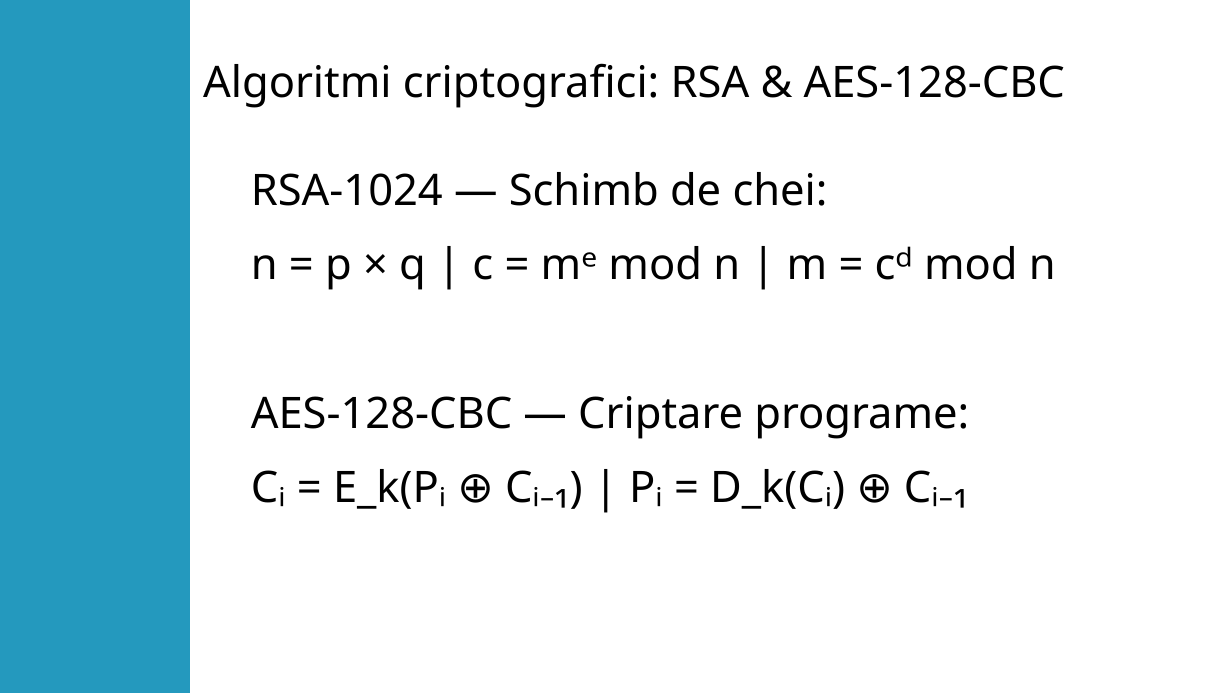
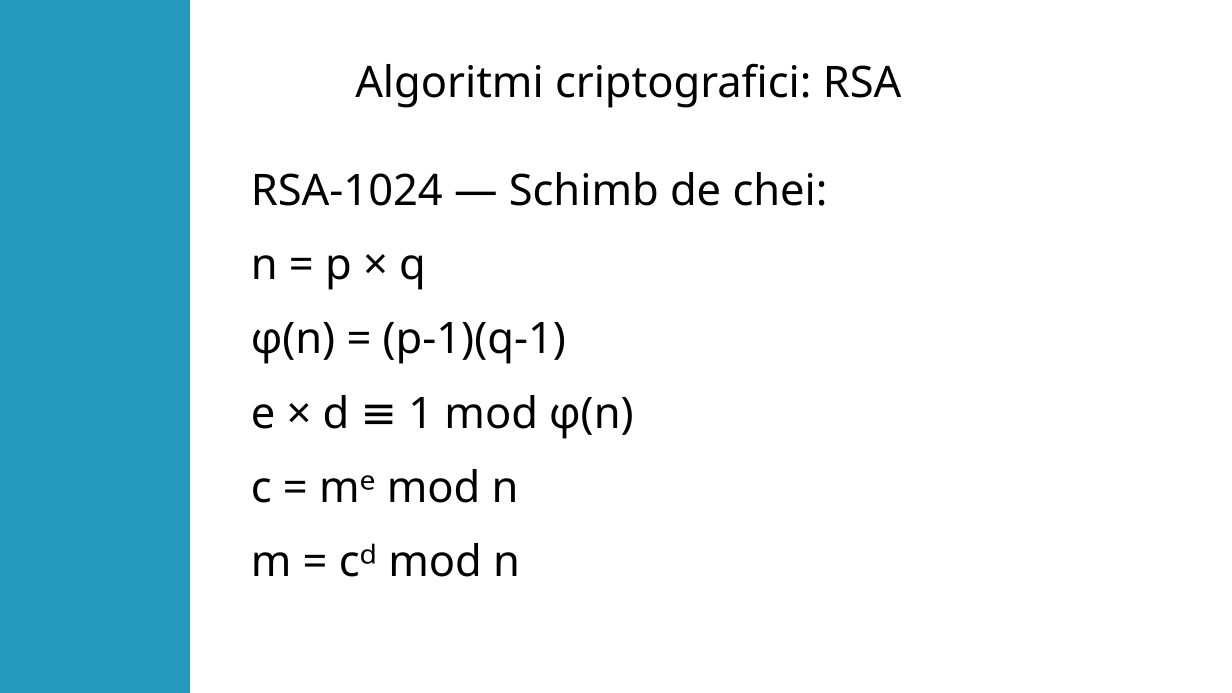
Before and after one commit to DancauRares-Andrei/proiect-Disertatie, a slide deck: slide 5 of Documentatie/Prezentare.odp. Drawn at 1232x693 pixels with LibreOffice and Linux fonts; fonts in the diff are those of the drawing. Boxes give left, top, right and bottom in pixels: in the first picture for what was removed or moved away, otherwise in the second. Text is boxed around its words. In the diff, an @@ line names an element or a change of style, - is before the commit and + after.

```diff
--- a/Documentatie/Prezentare.odp
+++ b/Documentatie/Prezentare.odp
@@ title at [355, 63, 902, 108]: text changed @@
-Algoritmi criptografici: RSA & AES-128-CBC
+Algoritmi criptografici: RSA
@@ text at [251, 255, 633, 577]: text changed @@
-n = p × q | c = mᵉ mod n | m = cᵈ mod n
-AES-128-CBC — Criptare programe:
-Cᵢ = E_k(Pᵢ ⊕ Cᵢ₋₁) | Pᵢ = D_k(Cᵢ) ⊕ Cᵢ₋₁
+n = p × q
+φ(n) = (p-1)(q-1)
+e × d ≡ 1 mod φ(n)
+c = mᵉ mod n
+m = cᵈ mod n
```
Also in this commit, not shown: 2 other slides changed, 1 slide added, 1 other file.
